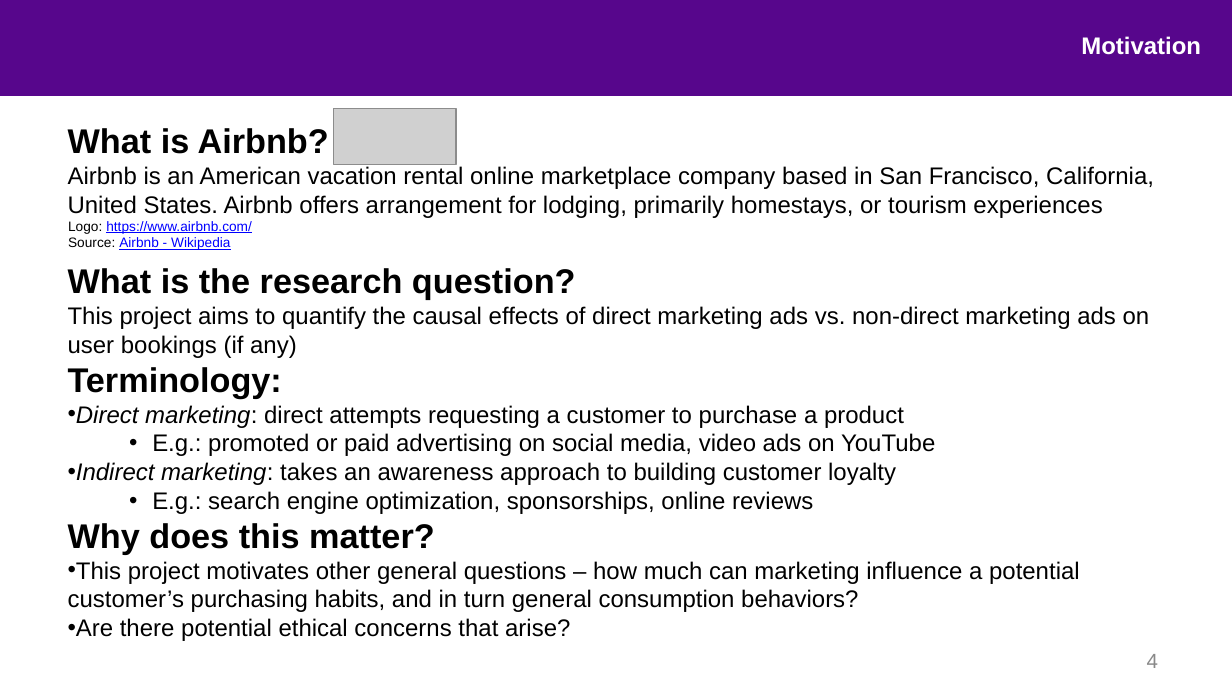
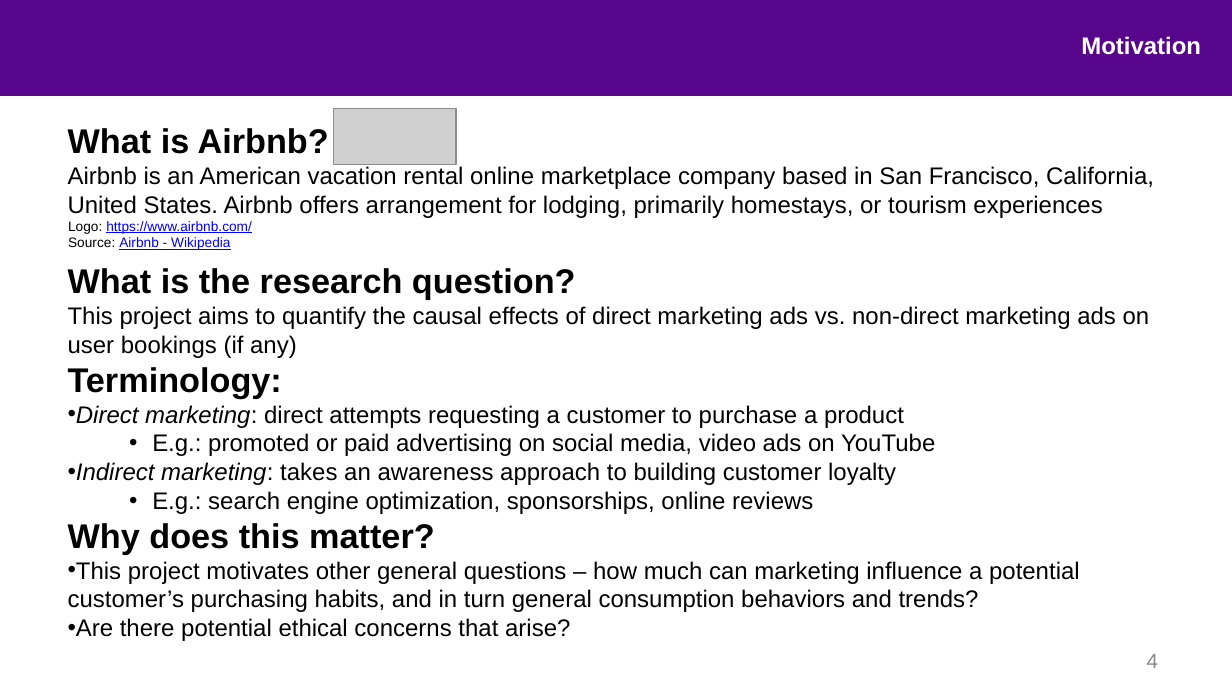
Before and after one commit to ajpag/Airbnb-Causal-Inference, a slide deck: slide 4 of presentation/airbnb_causal_inference.pptx. Drawn at 1232x693 pixels with LibreOffice and Linux fonts; fonts in the diff are those of the drawing; grey boxes stand for pictures; background and template pictures are left out. Boxes give left, top, right and bottom in pixels: in the first picture for what was removed or moved away, otherwise in the second. Text is boxed around its words. In the diff, an @@ line names an element or a change of style, - is before the commit and + after.

```diff
--- a/presentation/airbnb_causal_inference.pptx
+++ b/presentation/airbnb_causal_inference.pptx
@@ text at (68,561,1080,612): text changed @@
-• This project motivates other general questions – how much can marketing influence a potential customer’s purchasing habits, and in turn general consumption behaviors?
+• This project motivates other general questions – how much can marketing influence a potential customer’s purchasing habits, and in turn general consumption behaviors and trends?
```
Also in this commit, not shown: 1 other slide changed, 2 slides added, 1 other file.
